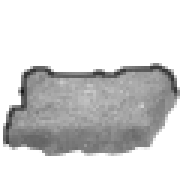
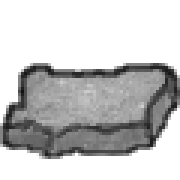
Before/after of a (180, 180) layered artwork. What changed in the layer stack:
painted on "line" over [0, 63, 180, 159]
